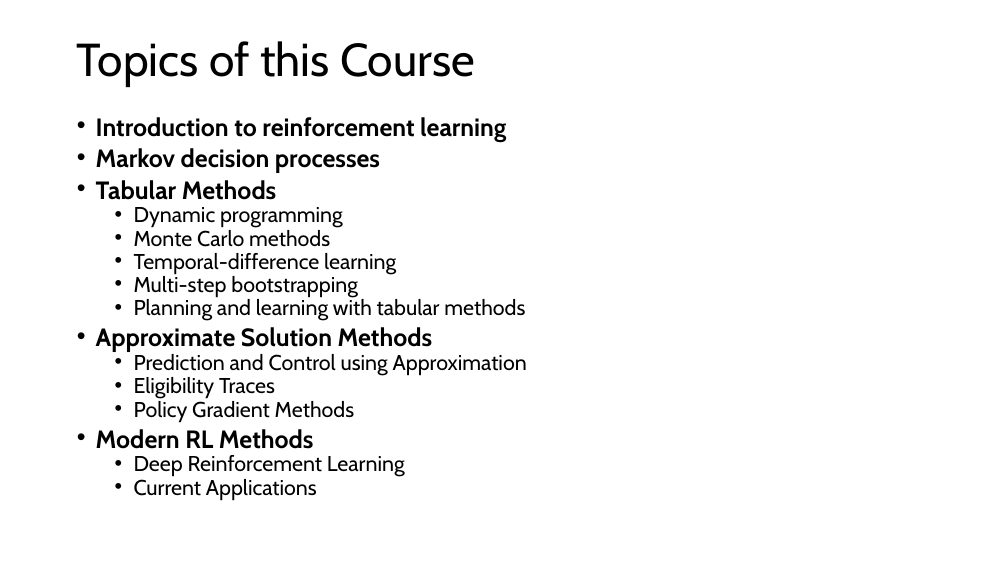
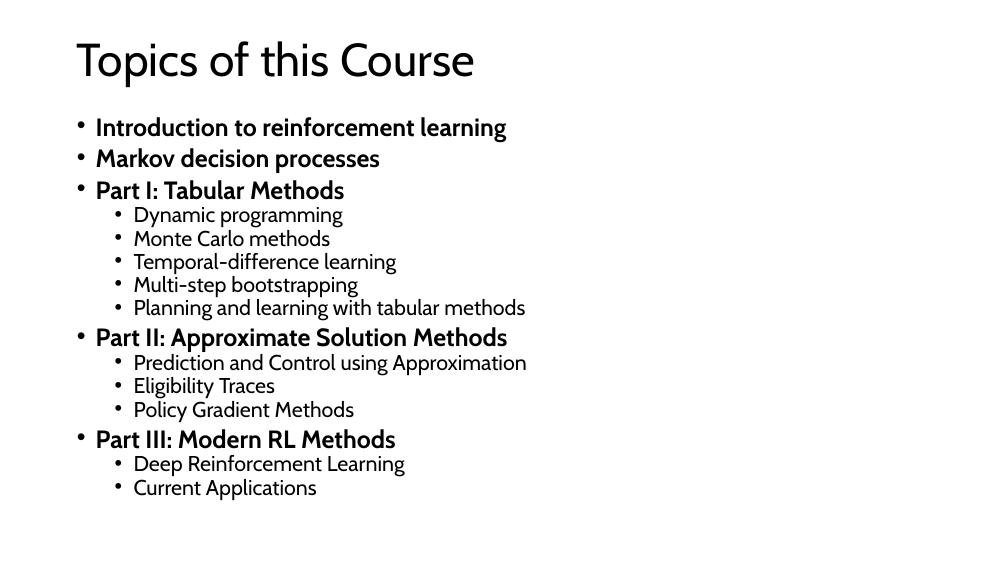
Before and after one commit to mhahsler/Introduction_to_Reinforcement_Learning, a slide deck: slide 3 of slides/Lecture_Chapter01.pptx (slide 2 before the commit). Drawn at 1008x567 pixels with LibreOffice and Linux fonts; fonts in the diff are those of the drawing. Boxes give left, top, right and bottom in pixels: in the first picture for what was removed or moved away, otherwise in the second. Text is boxed around its words. In the diff, an @@ line names an element or a change of style, - is before the commit and + after.

```diff
--- a/slides/Lecture_Chapter01.pptx
+++ b/slides/Lecture_Chapter01.pptx
@@ text at (96, 180, 344, 200): text changed @@
-• Tabular Methods
+• Part I: Tabular Methods
@@ text at (96, 327, 507, 352): text changed @@
-• Approximate Solution Methods
+• Part II: Approximate Solution Methods
@@ text at (96, 429, 395, 449): text changed @@
-• Modern RL Methods
+• Part III: Modern RL Methods
```
Also in this commit, not shown: 21 other slides changed, 2 slides added, 11 other files.
